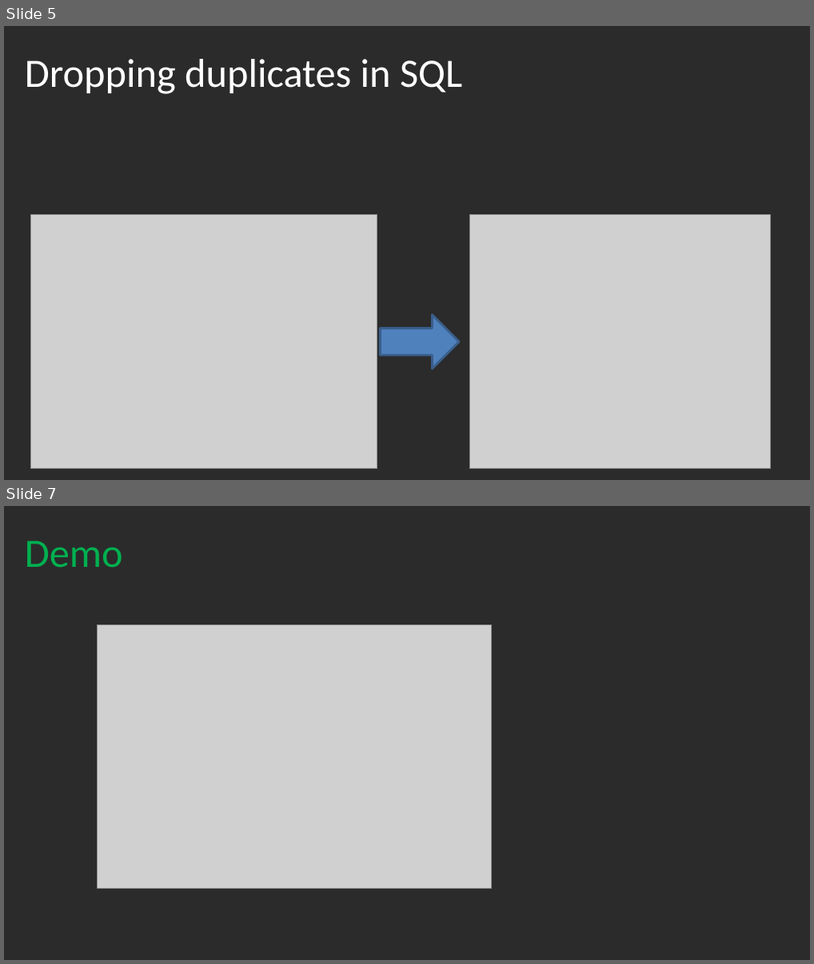
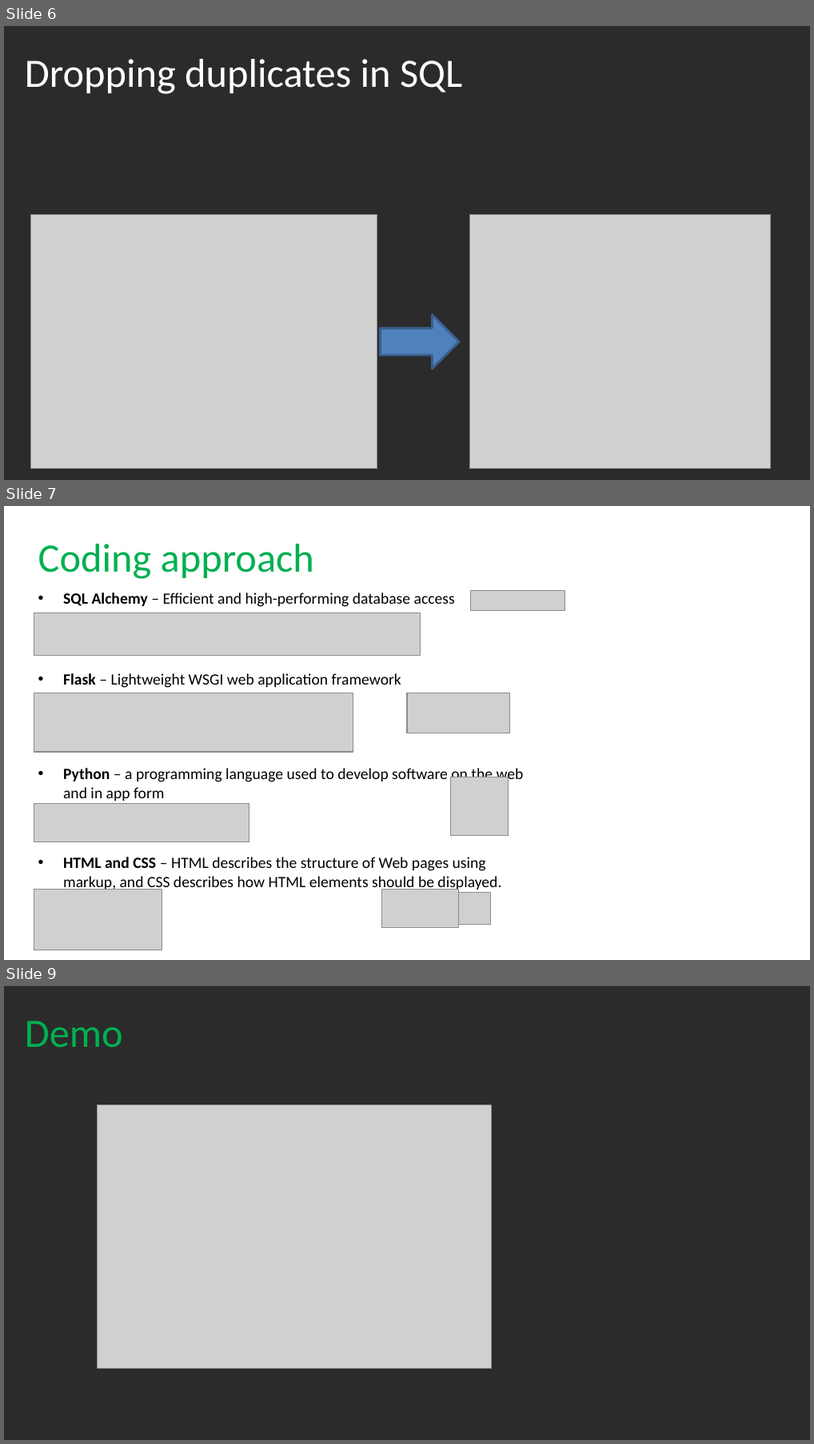
Before and after one commit to Randy0601/Soccer-Analysis, a slide deck: Presentation.pptx. Shown one above the other, each under a label of ours: slides 5 and 7 before the commit, slides 6, 7 and 9 after it; the slides between them are not shown. The pictures are 814x964 and 814x1444 pixels, drawn with LibreOffice and Linux fonts; fonts in the diff are those of the drawing; grey boxes stand for pictures; background and template pictures are left out; a plain dark background stands for a picture behind light text. Boxes give left, top, right and bottom in pixels: in the first picture for what was removed or moved away, otherwise in the second. Text is boxed around its words. In the diff, an @@ line names an element or a change of style, - is before the commit and + after.

```diff
--- a/Presentation.pptx
+++ b/Presentation.pptx
@@ slide 7 added at [4, 506, 810, 960], background picture (left out) @@
@@ title added at [38, 544, 314, 579], 36 pt, text #00B050 @@
+Coding approach
@@ text added at [63, 592, 455, 607], 14 pt, text #000000 @@
+• SQL Alchemy – Efficient and high-performing database access
@@ picture added at [471, 591, 566, 611] @@
@@ picture added at [34, 613, 420, 655] @@
@@ text added at [63, 673, 402, 688], 14 pt, text #000000 @@
+• Flask – Lightweight WSGI web application framework
@@ picture added at [34, 692, 353, 751] @@
@@ picture added at [407, 693, 510, 733] @@
@@ text added at [63, 766, 524, 800], 14 pt, text #000000 @@
+• Python – a programming language used to develop software on the web and in app form
@@ picture added at [450, 777, 509, 835] @@
@@ picture added at [34, 804, 249, 841] @@
@@ group added at [34, 856, 502, 949]: 3 pictures, 1 text @@
+• HTML and CSS – HTML describes the structure of Web pages using markup, and CSS describes how HTML elements should be displayed.
@@ what was slide 5 is now slide 6 @@
@@ what was slide 7 is now slide 9 @@
```
Also in this commit, not shown: 2 other slides added, 1 slide removed.
